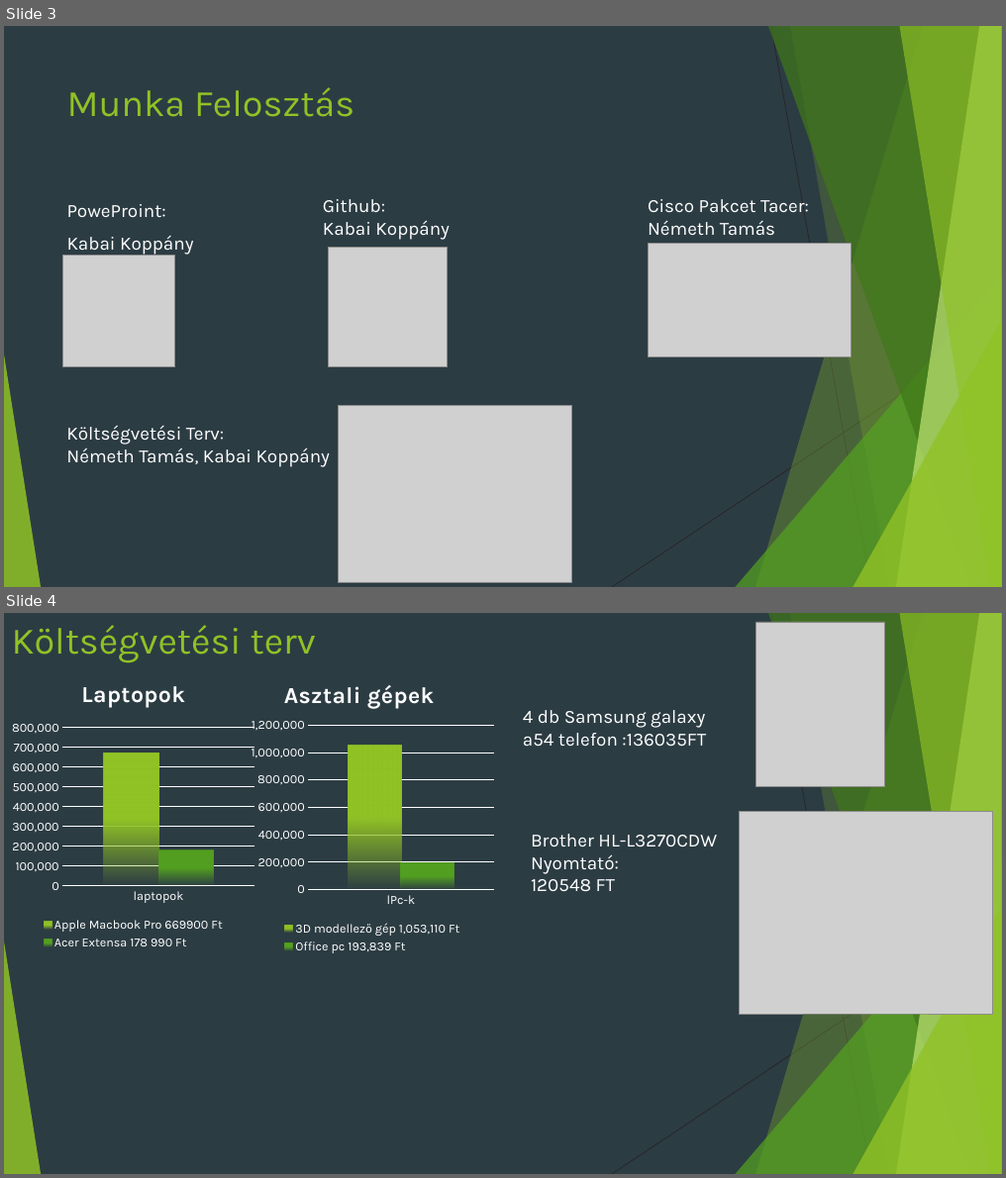
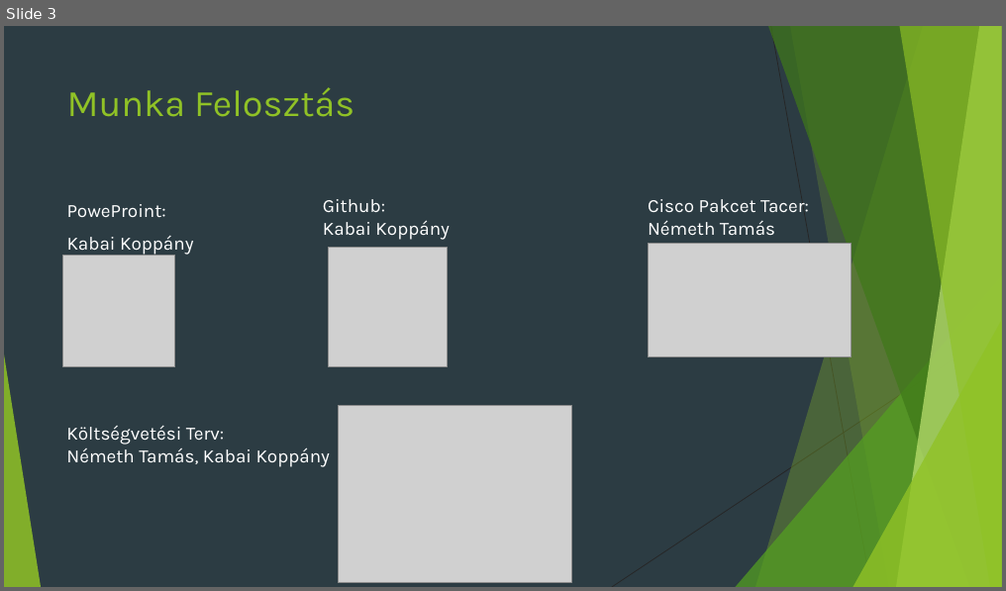
Before and after one commit to Sportszeletexe/vallalkozasproject, a slide deck: Vállalkozás hálózat projekt.pptx. Shown one above the other, each under a label of ours: slides 3 and 4 before the commit, slide 3 after it. The pictures are 1006x1178 and 1006x591 pixels, drawn with LibreOffice and Linux fonts; fonts in the diff are those of the drawing; grey boxes stand for pictures. Boxes give left, top, right and bottom in pixels: in the first picture for what was removed or moved away, otherwise in the second. Text is boxed around its words. In the diff, an @@ line names an element or a change of style, - is before the commit and + after.

```diff
--- a/Vállalkozás hálózat projekt.pptx
+++ b/Vállalkozás hálózat projekt.pptx
@@ slide 4 removed at (4,613,1002,1174), background #2C3C43; not listed: 10 template elements that a slide beside it also shows @@
@@ title removed at (12,625,316,663) @@
-Költségvetési terv
@@ picture removed at (756,622,884,787) @@
@@ column chart removed at (7,664,260,954) @@
-title "Laptopok "
-categories: laptopok
-Apple Macbook Pro 669900 Ft: 670000
-Acer Extensa 178 990 Ft: 180000
@@ column chart removed at (246,668,499,958) @@
-title "Asztali gépek "
-categories: lPc-k
-3D modellező gép 1,053,110 Ft: 1050000
-Office pc 193,839 Ft: 190000
@@ text removed at (523,710,706,747) @@
-4 db Samsung galaxy a54 telefon :136035FT
@@ picture removed at (740,811,992,1014) @@
@@ text removed at (531,834,717,892) @@
-Brother HL-L3270CDW Nyomtató:
-120548 FT
```
Also in this commit, not shown: 1 slide changed, 3 slides added.
